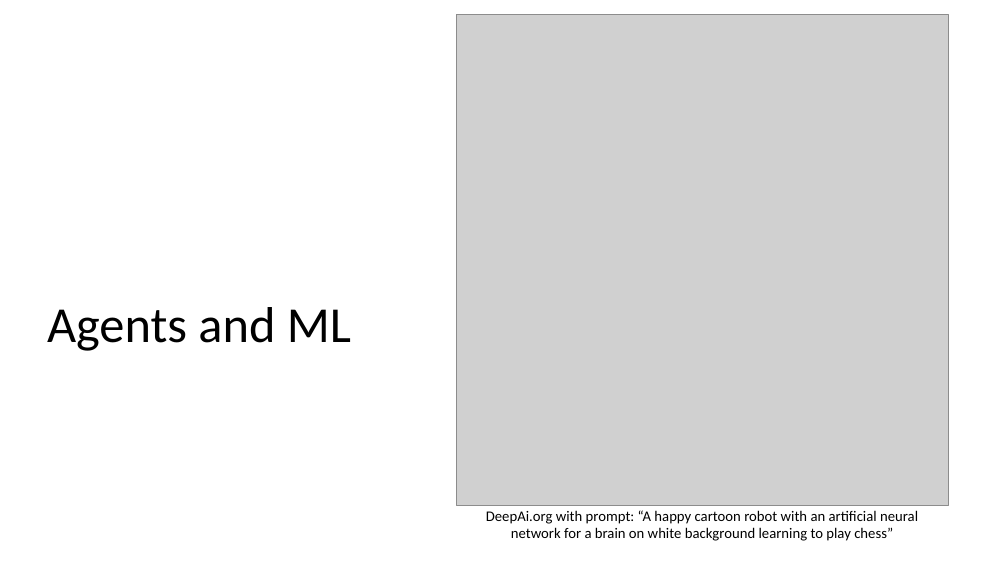
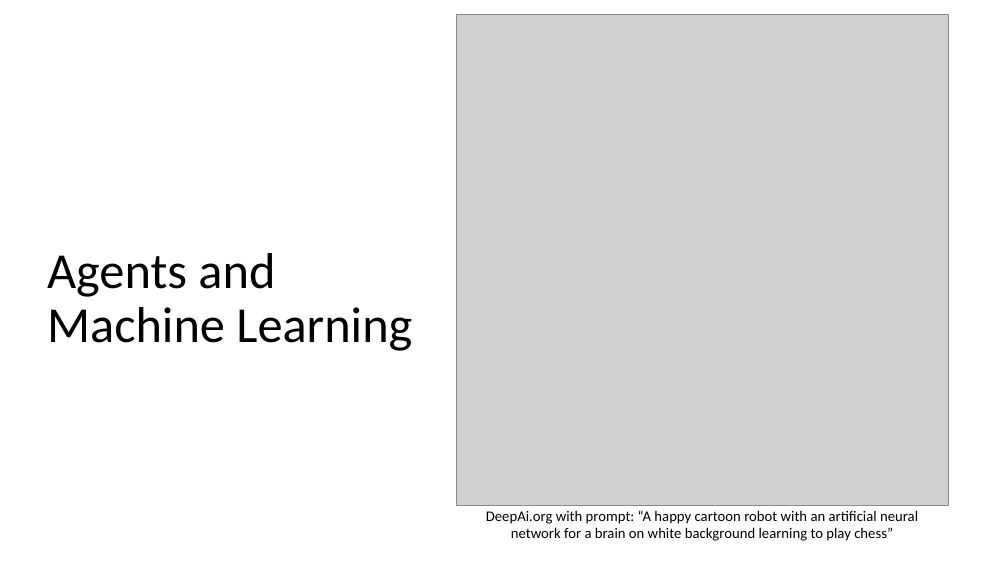
Before and after one commit to kunleola/CS7320, a slide deck: slide 3 of slides/19_ML_intro.pptx. Drawn at 1008x567 pixels with LibreOffice and Linux fonts; fonts in the diff are those of the drawing; grey boxes stand for pictures. Boxes give left, top, right and bottom in pixels: in the first picture for what was removed or moved away, otherwise in the second. Text is boxed around its words. In the diff, an @@ line names an element or a change of style, - is before the commit and + after.

```diff
--- a/slides/19_ML_intro.pptx
+++ b/slides/19_ML_intro.pptx
@@ title at [47,253,412,351]: text changed @@
-Agents and ML
+Agents and Machine Learning
```
Also in this commit, not shown: 2 other slides changed, 1 slide added, 1 slide removed, 3 other files.
